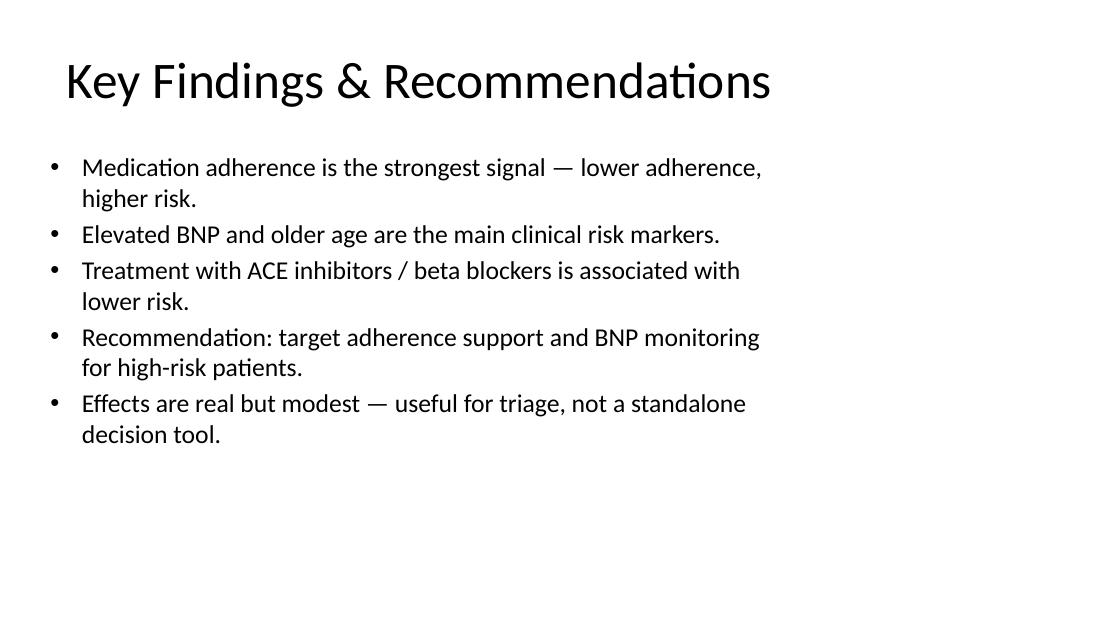
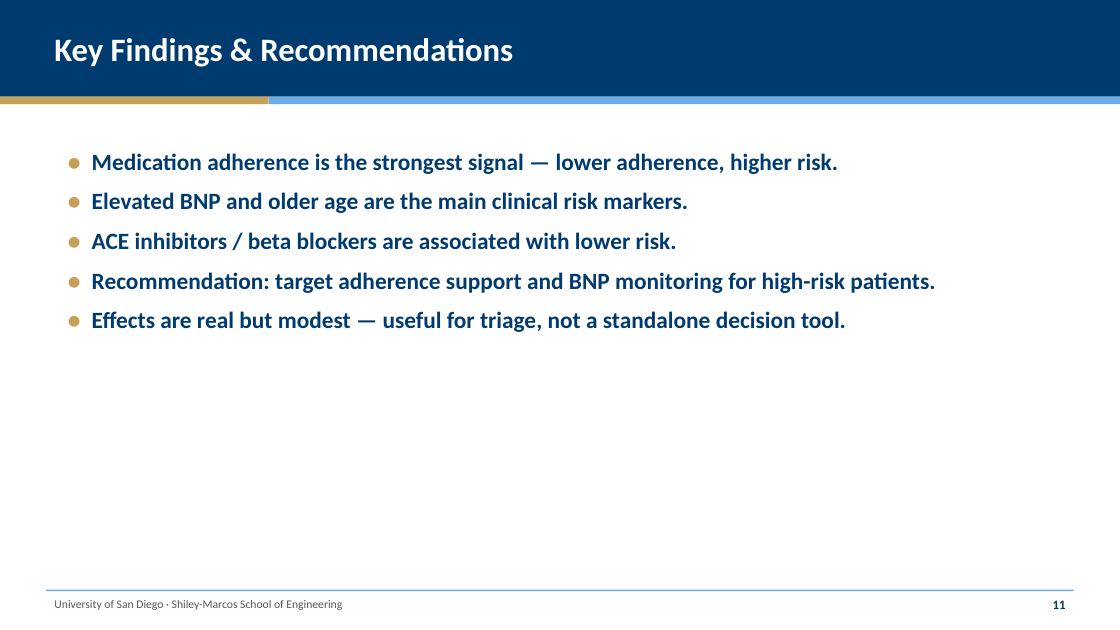
Before and after one commit to gunaphysics/AAI-500-Final-Project, a slide deck: slide 12 of reports/slides.pptx. Drawn at 1120x630 pixels with LibreOffice and Linux fonts; fonts in the diff are those of the drawing. Boxes give left, top, right and bottom in pixels: in the first picture for what was removed or moved away, otherwise in the second. Text is boxed around its words. In the diff, an @@ line names an element or a change of style, - is before the commit and + after.

```diff
--- a/reports/slides.pptx
+++ b/reports/slides.pptx
@@ rectangle added at bbox=[0, 0, 1120, 97], fill #003B70 @@
@@ text "Key Findings & Recommendations": place and size @@
-text "Key Findings & Recommendations" at bbox=[67, 62, 772, 107]
+text "Key Findings & Recommendations" at bbox=[54, 38, 513, 67]
@@ text "Key Findings & Recommendations" at bbox=[54, 38, 513, 67]: size 44 to 28 pt, text colour #000000 to #FFFFFF, bold on; alignment centre to left @@
@@ rectangle added at bbox=[0, 97, 269, 104], fill #C5A059 @@
@@ rectangle added at bbox=[269, 97, 1120, 104], fill #6CACE4 @@
@@ text at bbox=[92, 153, 935, 332]: text changed; size 22 to 20 pt; text colour #000000 to #003B70; bold on @@
-• Medication adherence is the strongest signal — lower adherence, higher risk.
-• Elevated BNP and older age are the main clinical risk markers.
-• Treatment with ACE inhibitors / beta blockers is associated with lower risk.
-• Recommendation: target adherence support and BNP monitoring for high-risk patients.
-• Effects are real but modest — useful for triage, not a standalone decision tool.
+● Medication adherence is the strongest signal — lower adherence, higher risk.
+● Elevated BNP and older age are the main clinical risk markers.
+● ACE inhibitors / beta blockers are associated with lower risk.
+● Recommendation: target adherence support and BNP monitoring for high-risk patients.
+● Effects are real but modest — useful for triage, not a standalone decision tool.
@@ rectangle added at bbox=[46, 590, 1074, 592], fill #6CACE4 @@
@@ text added at bbox=[54, 600, 342, 610], 10 pt, text #54585A @@
+University of San Diego · Shiley-Marcos School of Engineering
@@ text added at bbox=[1053, 600, 1066, 609], 11 pt, text #003B70, bold @@
+11
```
Also in this commit, not shown: 13 other slides changed, 2 other files.
